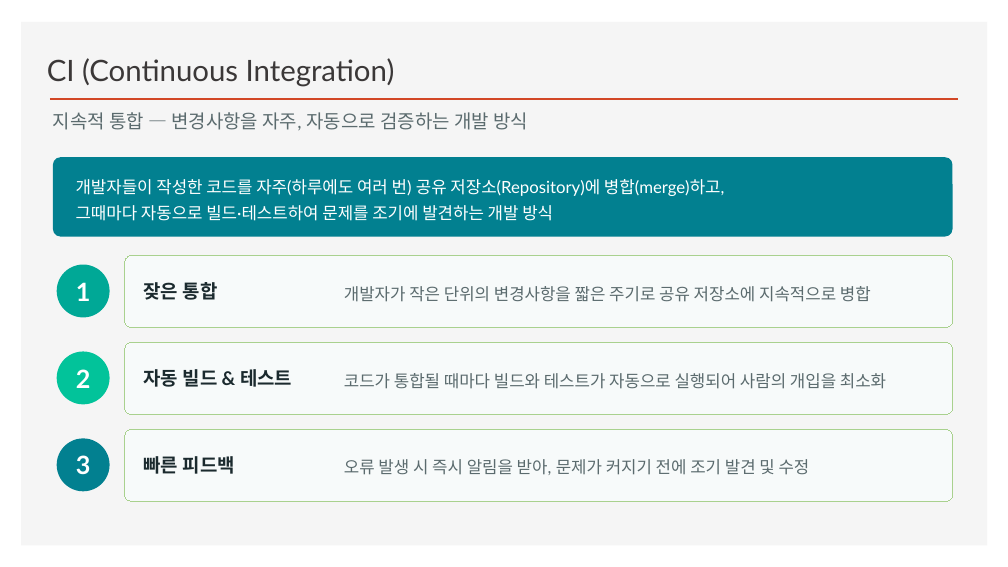
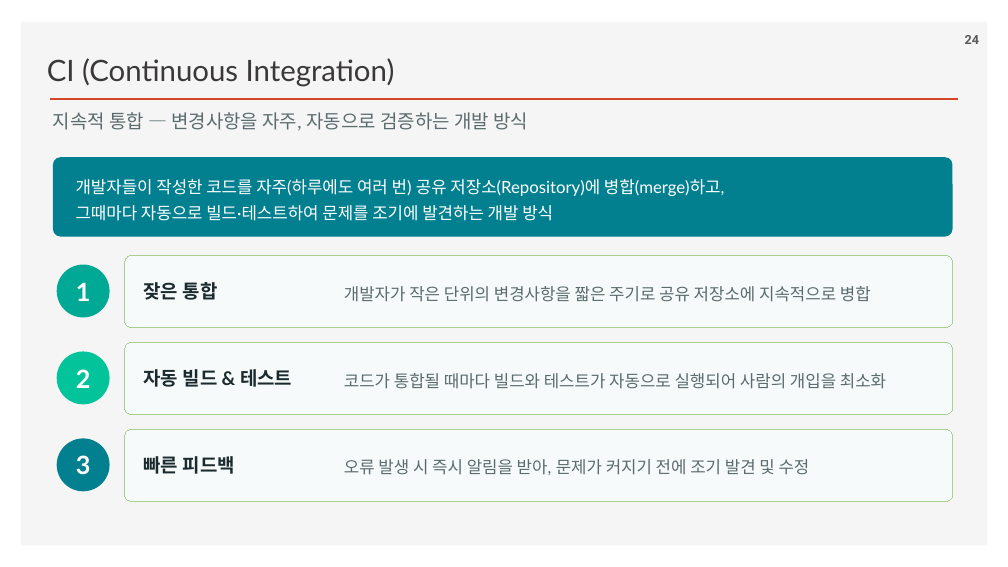
Before and after one commit to ancestor9/2026_Fall_Application-Deployment, a slide deck: slide 24 of App Deployment.pptx (slide 14 before the commit). Drawn at 1008x567 pixels with LibreOffice and Linux fonts; fonts in the diff are those of the drawing; background and template pictures are left out. Boxes give left, top, right and bottom in pixels: in the first picture for what was removed or moved away, otherwise in the second. Text is boxed around its words. In the diff, an @@ line names an element or a change of style, - is before the commit and + after.

```diff
--- a/App Deployment.pptx
+++ b/App Deployment.pptx
@@ page number added at bbox=[965, 35, 979, 44], 12 pt, text #595959, bold @@
+24
```
Also in this commit, not shown: 11 other slides changed, 10 slides added.
